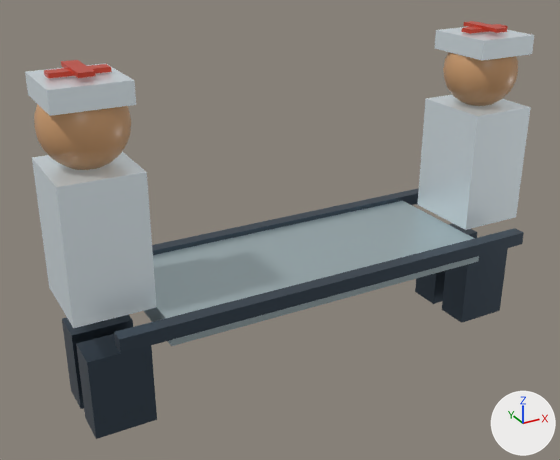
A saved change to the glTF model public/assets/medic.glb.
One viewpoint serves both versions: a camera (50 mm lens) standing at (-1.91, -3.2, 2.36) and looking at (-0.14, 0.02, 0.75). Arrows for +X, +Y and +Z are at lower right; the lights stay in place. The older version comes first. Where no turn or scale is listed for an object, it has been applied to the vertices.

In view in the first picture: 'Medic boot', 'Medic boot.001', 'Medic boot.002', 'Medic boot.003', 'Medic cap', 'Medic cap.001', 'Medic head', 'Medic head.001', 'Medic tunic', 'Medic tunic.001', 'Red cross horizontal', 'Red cross horizontal.001', 'Red cross vertical', 'Red cross vertical.001', 'Stretcher', 'Stretcher handle', 'Stretcher handle.001'.
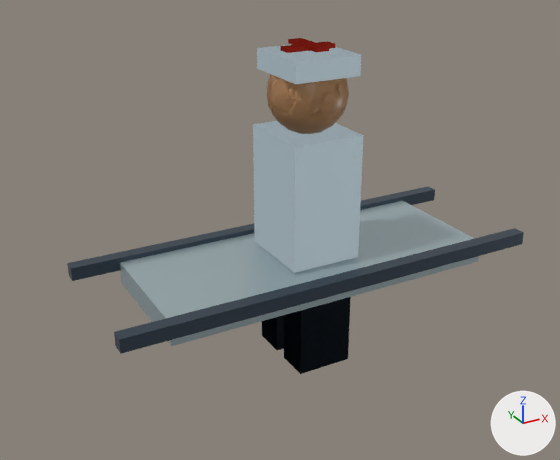
Where the change shows, as pixel boxes (x1, y1, x2, y2) in the pictures (560 x 460 px):
'Medic tunic.001', moved
    before: (417, 95, 531, 230)
    after: (253, 121, 364, 273)
'Medic tunic', moved (not visible afterwards)
    before: (32, 151, 157, 328)
'Medic boot', moved
    before: (76, 334, 157, 439)
    after: (284, 297, 351, 374)
'Medic head', moved
    before: (34, 104, 131, 170)
    after: (267, 74, 349, 134)
'Medic cap', moved
    before: (25, 63, 136, 116)
    after: (257, 42, 361, 84)
'Medic boot.002', moved (not visible afterwards)
    before: (442, 248, 508, 323)
'Medic head.001', moved (not visible afterwards)
    before: (443, 52, 518, 106)
'Medic cap.001', moved (not visible afterwards)
    before: (435, 27, 534, 61)
'Medic boot.001', moved
    before: (62, 314, 133, 409)
    after: (262, 315, 284, 350)
'Medic boot.003', moved (not visible afterwards)
    before: (415, 223, 477, 304)
'Red cross vertical', moved
    before: (61, 60, 95, 78)
    after: (288, 38, 329, 52)
'Red cross horizontal.001', moved
    before: (461, 24, 508, 34)
    after: (281, 41, 335, 53)
'Red cross horizontal', moved (not visible afterwards)
    before: (44, 64, 112, 79)
'Red cross vertical.001', moved (not visible afterwards)
    before: (463, 21, 507, 33)

Diff of the bpy script that builds the scene:
```diff
--- a/public/assets/medic.glb.py
+++ b/public/assets/medic.glb.py
@@ ob_medic_boot @@
 ob_medic_boot = bpy.data.objects.new('Medic boot', me_cube_387)
-ob_medic_boot.location = (-1.1, -0.13, 0.23)
+ob_medic_boot.location = (0.0, -0.13, 0.23)
@@ ob_medic_boot_001 @@
 ob_medic_boot_001 = bpy.data.objects.new('Medic boot.001', me_cube_388)
-ob_medic_boot_001.location = (-1.1, 0.13, 0.23)
+ob_medic_boot_001.location = (0.0, 0.13, 0.23)
@@ ob_medic_boot_002 @@
 ob_medic_boot_002 = bpy.data.objects.new('Medic boot.002', me_cube_393)
-ob_medic_boot_002.location = (1.1, -0.13, 0.23)
+ob_medic_boot_002.location = (0.0, -0.13, 0.23)
@@ ob_medic_boot_003 @@
 ob_medic_boot_003 = bpy.data.objects.new('Medic boot.003', me_cube_394)
-ob_medic_boot_003.location = (1.1, 0.13, 0.23)
+ob_medic_boot_003.location = (0.0, 0.13, 0.23)
@@ ob_medic_cap @@
 ob_medic_cap = bpy.data.objects.new('Medic cap', me_cube_384)
-ob_medic_cap.location = (-1.1, 0.0, 1.61)
+ob_medic_cap.location = (0.0, 0.0, 1.61)
@@ ob_medic_cap_001 @@
 ob_medic_cap_001 = bpy.data.objects.new('Medic cap.001', me_cube_390)
-ob_medic_cap_001.location = (1.1, 0.0, 1.61)
+ob_medic_cap_001.location = (0.0, 0.0, 1.61)
@@ ob_medic_head @@
 ob_medic_head = bpy.data.objects.new('Medic head', me_icosphere_191)
-ob_medic_head.location = (-1.1, 0.0, 1.46)
+ob_medic_head.location = (0.0, 0.0, 1.46)
@@ ob_medic_head_001 @@
 ob_medic_head_001 = bpy.data.objects.new('Medic head.001', me_icosphere_192)
-ob_medic_head_001.location = (1.1, 0.0, 1.46)
+ob_medic_head_001.location = (0.0, 0.0, 1.46)
@@ ob_medic_tunic @@
 ob_medic_tunic = bpy.data.objects.new('Medic tunic', me_cube_383)
-ob_medic_tunic.location = (-1.1, 0.0, 0.95)
+ob_medic_tunic.location = (0.0, 0.0, 0.95)
@@ ob_medic_tunic_001 @@
 ob_medic_tunic_001 = bpy.data.objects.new('Medic tunic.001', me_cube_389)
-ob_medic_tunic_001.location = (1.1, 0.0, 0.95)
+ob_medic_tunic_001.location = (0.0, 0.0, 0.95)
@@ ob_red_cross_horizontal @@
 ob_red_cross_horizontal = bpy.data.objects.new('Red cross horizontal', me_cube_385)
-ob_red_cross_horizontal.location = (-1.1, 0.0, 1.68)
+ob_red_cross_horizontal.location = (0.0, 0.0, 1.68)
@@ ob_red_cross_horizontal_001 @@
 ob_red_cross_horizontal_001 = bpy.data.objects.new('Red cross horizontal.001', me_cube_391)
-ob_red_cross_horizontal_001.location = (1.1, 0.0, 1.68)
+ob_red_cross_horizontal_001.location = (0.0, 0.0, 1.68)
@@ ob_red_cross_vertical @@
 ob_red_cross_vertical = bpy.data.objects.new('Red cross vertical', me_cube_386)
-ob_red_cross_vertical.location = (-1.1, 0.0, 1.69)
+ob_red_cross_vertical.location = (0.0, 0.0, 1.69)
@@ ob_red_cross_vertical_001 @@
 ob_red_cross_vertical_001 = bpy.data.objects.new('Red cross vertical.001', me_cube_392)
-ob_red_cross_vertical_001.location = (1.1, 0.0, 1.69)
+ob_red_cross_vertical_001.location = (0.0, 0.0, 1.69)
```
